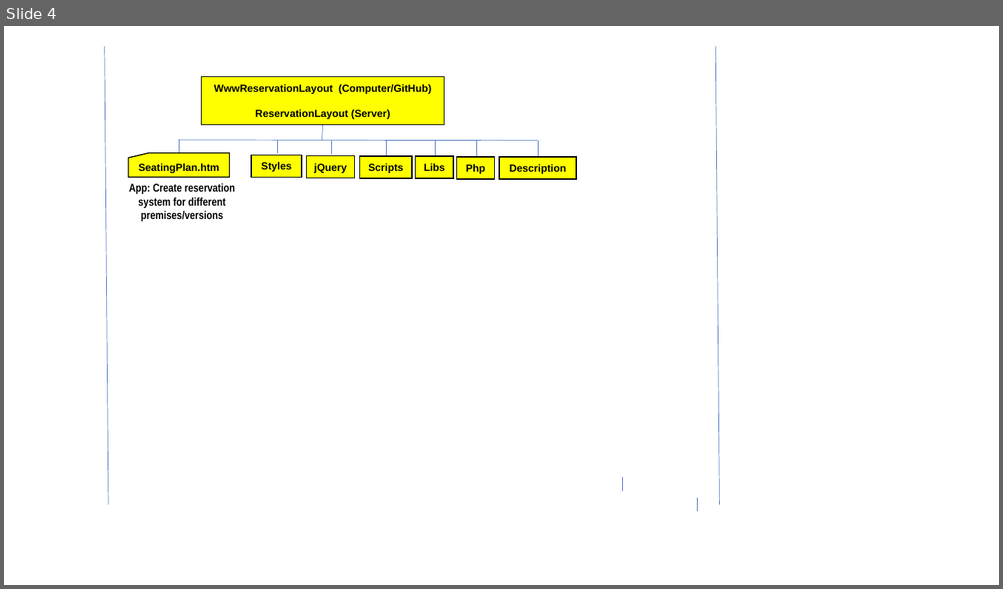
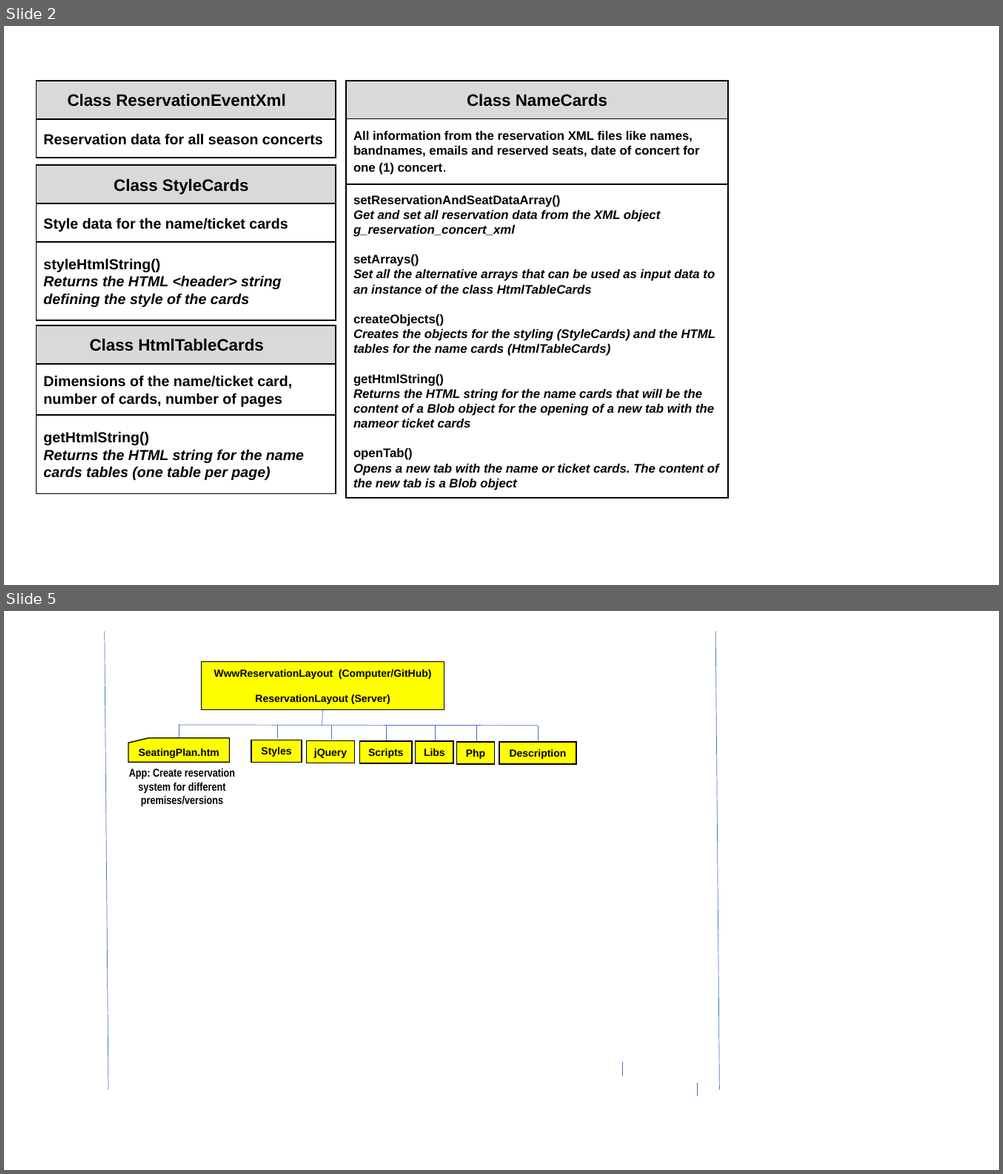
Before and after one commit to JazzLiveAarau/WwwReservationLayout, a slide deck: Description/ReservationCards.pptx. Shown one above the other, each under a label of ours: slide 4 before the commit, slides 2 and 5 after it; the slides between them are not shown. The pictures are 1003x589 and 1003x1174 pixels, drawn with LibreOffice and Linux fonts; fonts in the diff are those of the drawing. Boxes give left, top, right and bottom in pixels: in the first picture for what was removed or moved away, otherwise in the second. Text is boxed around its words. In the diff, an @@ line names an element or a change of style, - is before the commit and + after.

```diff
--- a/Description/ReservationCards.pptx
+++ b/Description/ReservationCards.pptx
@@ slide 2 added at [4,26,999,585], background #FFFFFF @@
@@ rectangle added at [36,81,336,118], fill #D9D9D9, outline #000000 1 pt, 16 pt, text #000000, bold @@
+Class ReservationEventXml
@@ rectangle added at [346,81,728,118], fill #D9D9D9, outline #000000 1 pt, 16 pt, text #000000, bold @@
+Class NameCards
@@ rectangle added at [36,119,336,157], outline #000000 1 pt, 14 pt, text #000000, bold @@
+Reservation data for all season concerts
@@ rectangle added at [346,119,728,185], outline #000000 1 pt, 12 pt, text #000000, bold @@
+All information from the reservation XML files like names, bandnames, emails and reserved seats, date of concert for one (1) concert.
@@ rectangle added at [36,166,336,204], fill #D9D9D9, outline #000000 1 pt, 16 pt, text #000000, bold @@
+Class StyleCards
@@ rectangle added at [346,184,728,498], outline #000000 1 pt, 12 pt, text #000000, bold, italic @@
+setReservationAndSeatDataArray()
+Get and set all reservation data from the XML object g_reservation_concert_xml
+setArrays()
+Set all the alternative arrays that can be used as input data to an instance of the class HtmlTableCards
+createObjects()
+Creates the objects for the styling (StyleCards) and the HTML tables for the name cards (HtmlTableCards)
+getHtmlString()
+Returns the HTML string for the name cards that will be the content of a Blob object for the opening of a new tab with the nameor ticket cards
+openTab()
+Opens a new tab with the name or ticket cards. The content of the new tab is a Blob object
@@ rectangle added at [36,204,336,242], outline #000000 1 pt, 14 pt, text #000000, bold @@
+Style data for the name/ticket cards
@@ rectangle added at [36,242,336,321], outline #000000 1 pt, 14 pt, text #000000, bold, italic @@
+styleHtmlString()
+Returns the HTML <header> string defining the style of the cards
@@ rectangle added at [36,326,336,364], fill #D9D9D9, outline #000000 1 pt, 16 pt, text #000000, bold @@
+Class HtmlTableCards
@@ rectangle added at [36,365,336,415], outline #000000 1 pt, 14 pt, text #000000, bold @@
+Dimensions of the name/ticket card, number of cards, number of pages
@@ rectangle added at [36,415,336,494], outline #000000 1 pt, 14 pt, text #000000, bold, italic @@
+getHtmlString()
+Returns the HTML string for the name cards tables (one table per page)
@@ what was slide 4 is now slide 5 @@
```
Also in this commit, not shown: 1 slide changed, 1 other slide added, 1 slide removed, 1 other file.
